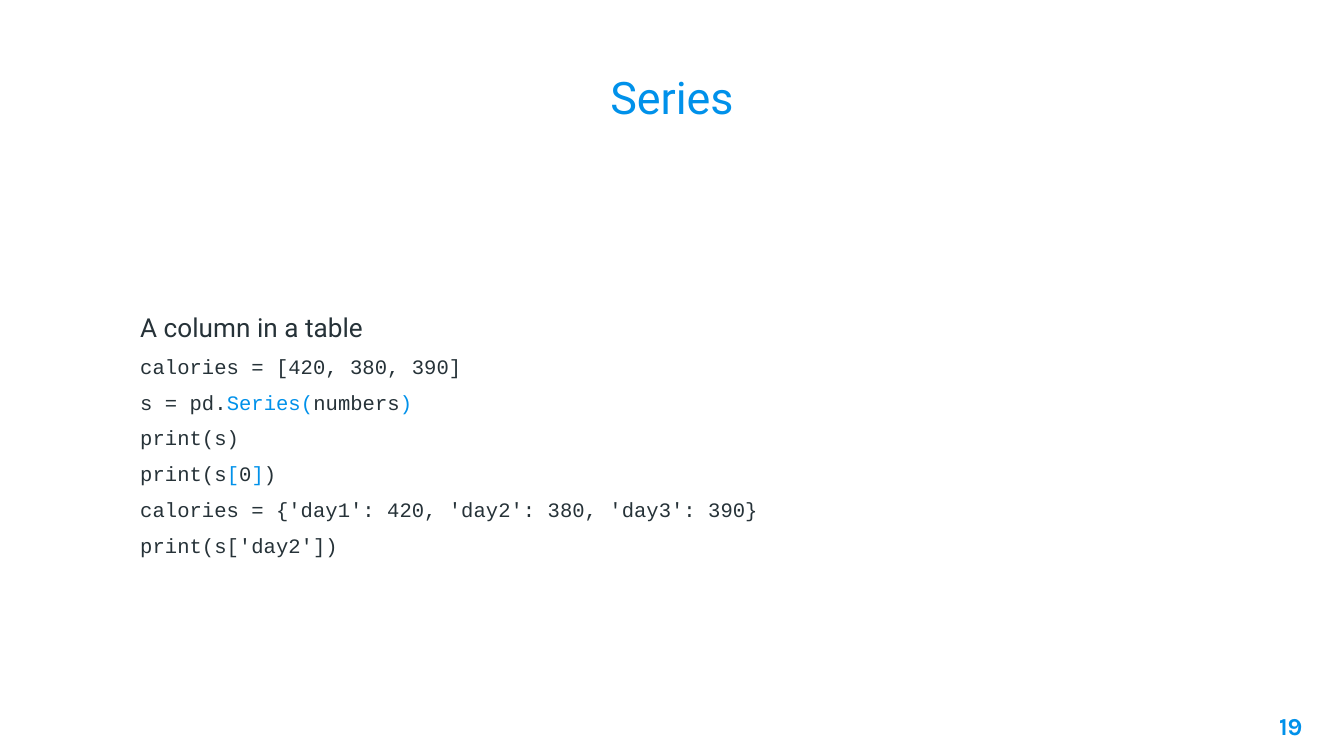
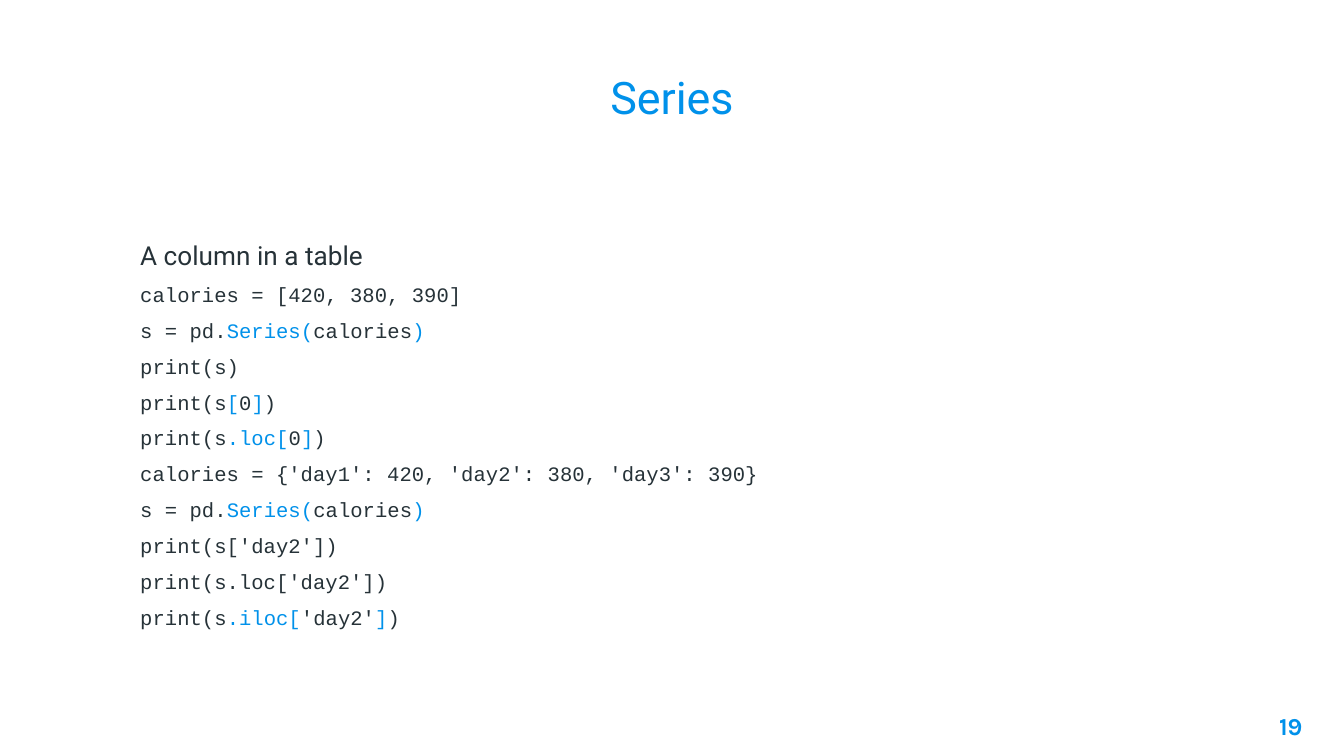
Before and after one commit to AleeRezaa/learn-python, a slide deck: slide 19 of 2 Data Science.pptx. Drawn at 1344x756 pixels with LibreOffice and Linux fonts; fonts in the diff are those of the drawing; background and template pictures are left out. Boxes give left, top, right and bottom in pixels: in the first picture for what was removed or moved away, otherwise in the second. Text is boxed around its words. In the diff, an @@ line names an element or a change of style, - is before the commit and + after.

```diff
--- a/2 Data Science.pptx
+++ b/2 Data Science.pptx
@@ text at <box>140,323,425,343</box>: text changed @@
-s = pd.Series(numbers)
+s = pd.Series(calories)
@@ text at <box>140,431,326,450</box>: paragraph added @@
+print(s.loc[0])
@@ text at <box>140,503,425,522</box>: paragraph added @@
+s = pd.Series(calories)
@@ text at <box>140,574,400,630</box>: paragraphs added @@
+print(s.loc['day2'])
+print(s.iloc['day2'])
```
Also in this commit, not shown: 2 other slides changed, 1 other file.
